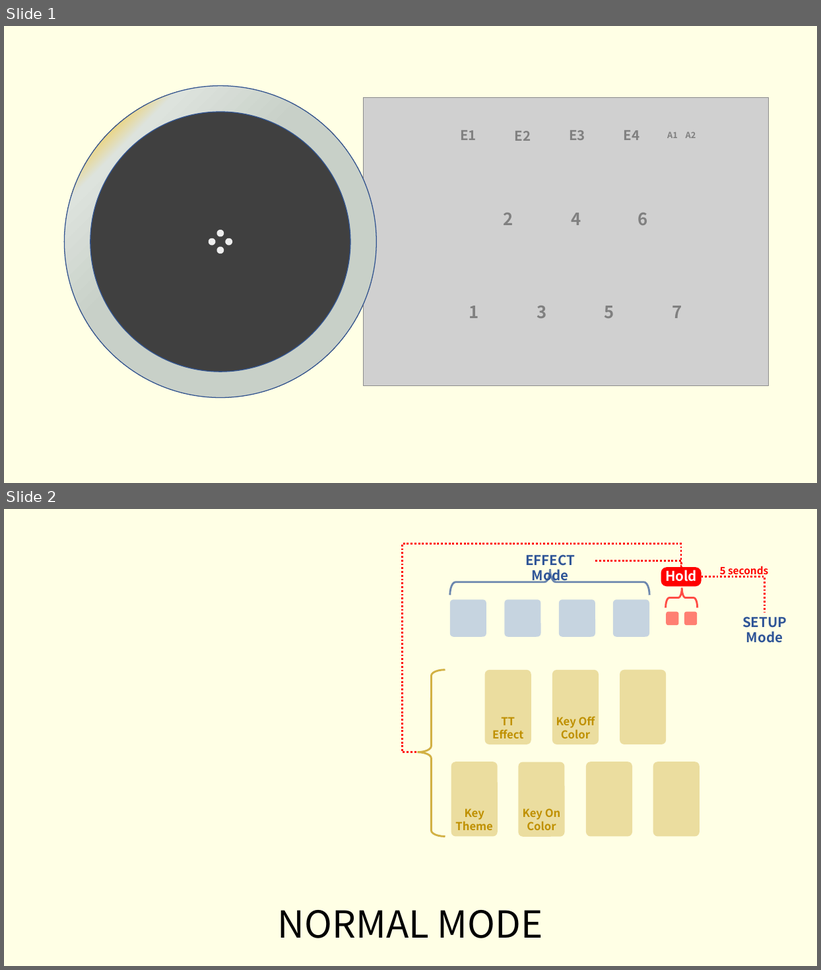
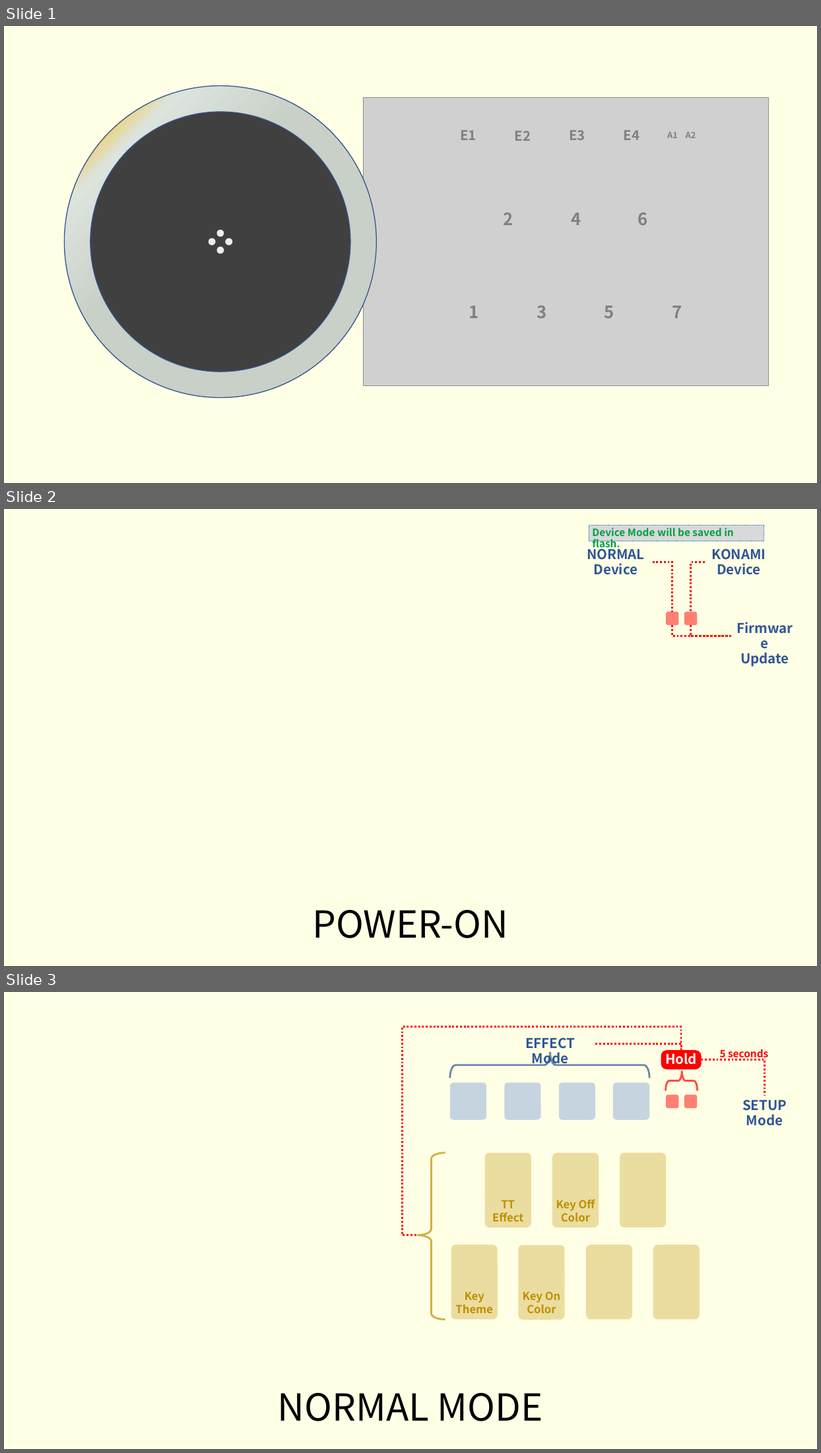
Before and after one commit to whowechina/iidx_pico, a slide deck: doc/Firmware_manual.pptx. Shown one above the other, each under a label of ours: slides 1 and 2 before the commit, slides 1, 2 and 3 after it. The pictures are 821x970 and 821x1453 pixels, drawn with LibreOffice and Linux fonts; fonts in the diff are those of the drawing; grey boxes stand for pictures; background and template pictures are left out. Boxes give left, top, right and bottom in pixels: in the first picture for what was removed or moved away, otherwise in the second. Text is boxed around its words. In the diff, an @@ line names an element or a change of style, - is before the commit and + after.

Commit message:
Konami spoof mode support.

```diff
--- a/doc/Firmware_manual.pptx
+++ b/doc/Firmware_manual.pptx
@@ slide 2 added at box(4, 509, 817, 966), background picture (left out) @@
@@ rectangle added at box(589, 525, 764, 541), fill #D9D9D9, outline #0070C0 0.75 pt dashed, 12 pt, text #009E47, bold @@
+Device Mode will be saved in flash.
@@ text added at box(587, 546, 644, 575), 16 pt, text #2F5597, bold @@
+NORMAL Device
@@ elbow line added from (652, 562) to (673, 612), #FF0000 2.25 pt dashed @@
@@ elbow line added from (705, 562) to (691, 612), #FF0000 2.25 pt dashed @@
@@ text added at box(712, 549, 766, 575), 16 pt, text #2F5597, bold @@
+KONAMI
+Device
@@ rounded rectangle added at box(667, 612, 679, 626), fill #FF0000 at 50% opacity @@
@@ elbow line added from (673, 626) to (732, 636), #FF0000 2.25 pt dashed @@
@@ rounded rectangle added at box(684, 612, 698, 626), fill #FF0000 at 50% opacity @@
@@ elbow line added from (691, 626) to (732, 636), #FF0000 2.25 pt dashed @@
@@ text added at box(741, 652, 789, 667), 16 pt, text #2F5597, bold @@
+Firmware
+Update
@@ title added at box(313, 910, 508, 939), 44 pt, text #000000 @@
+POWER-ON
@@ what was slide 2 is now slide 3 @@
```
Also in this commit, not shown: 5 other files.
